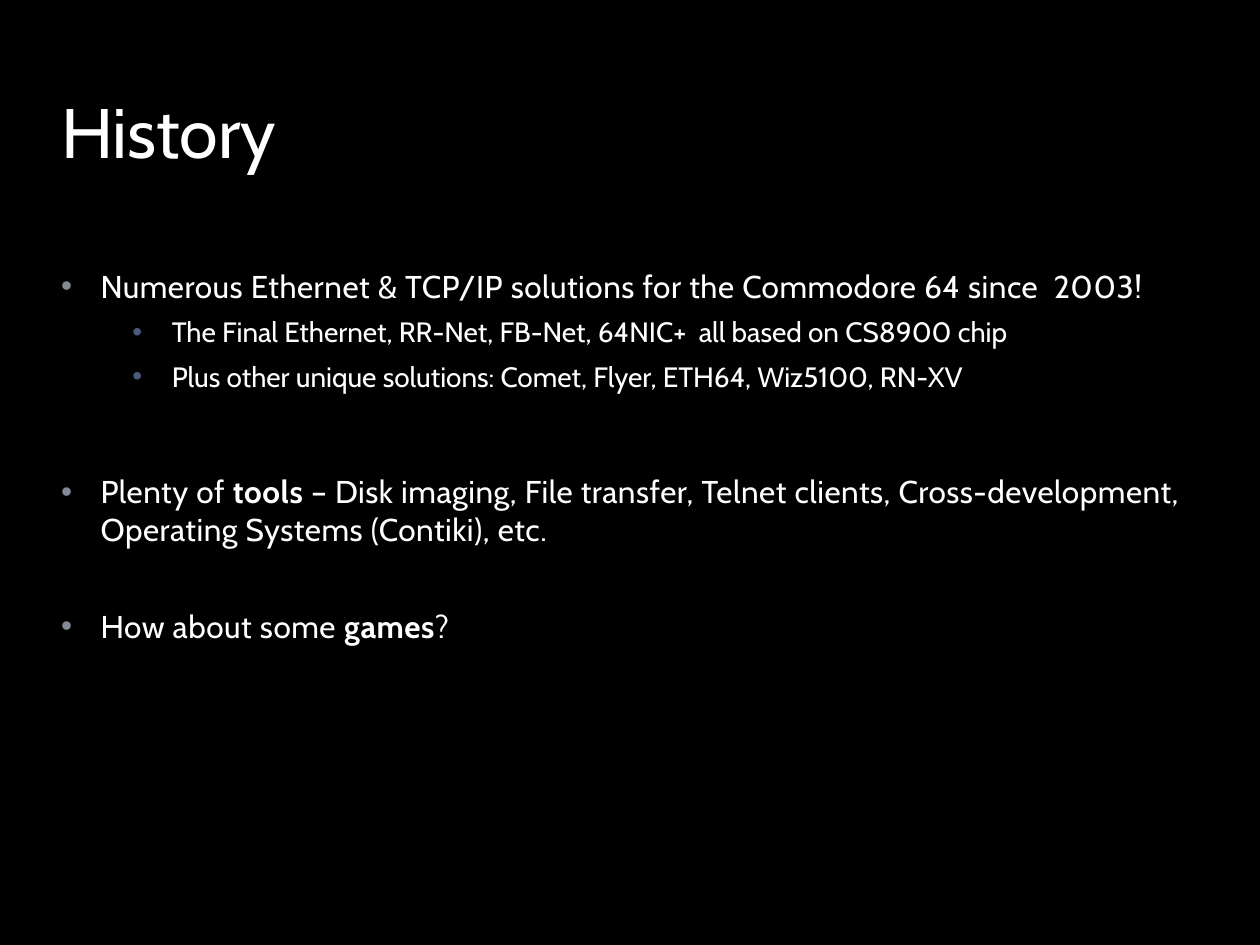
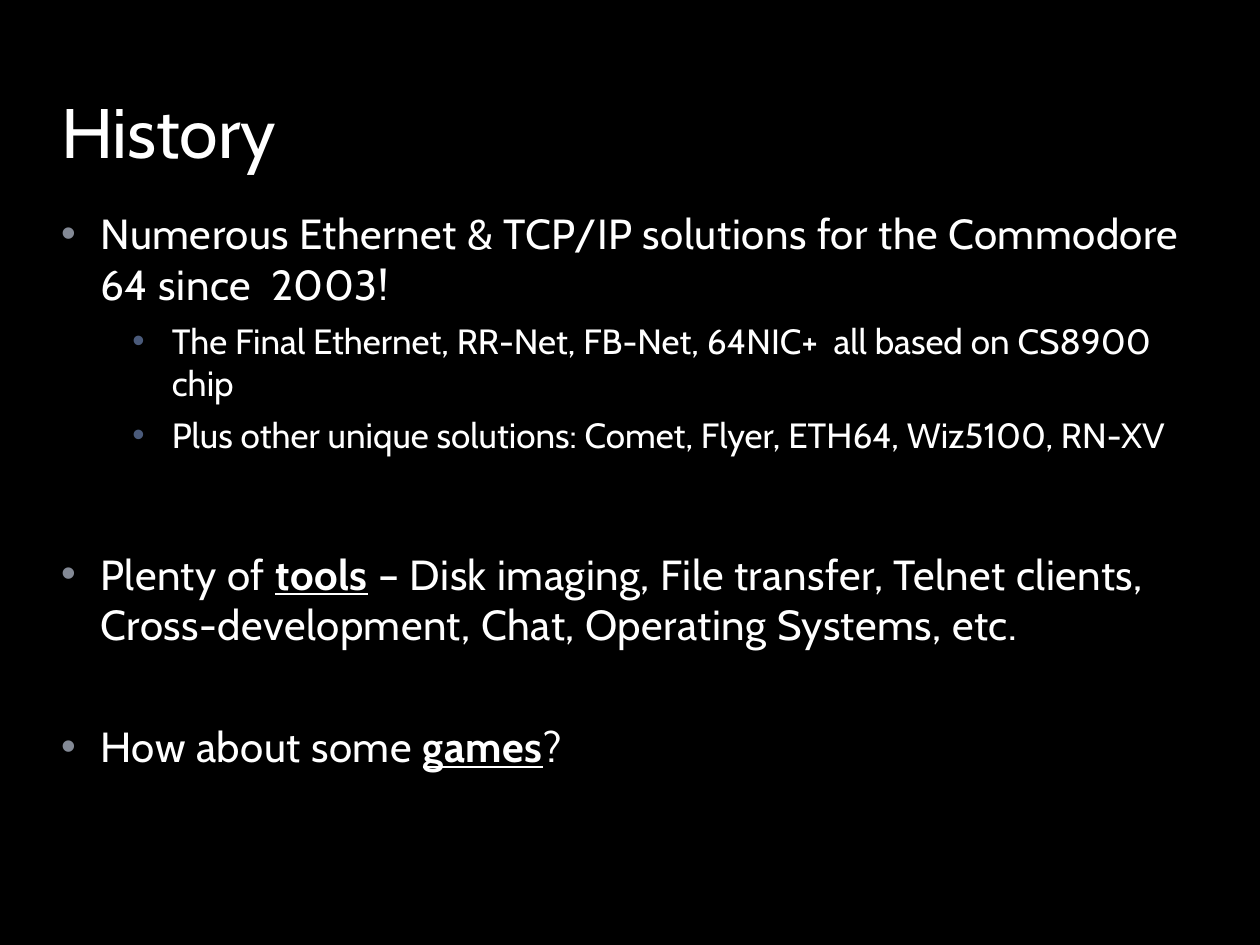
Before and after one commit to LeifBloomquist/Vortex, a slide deck: slide 2 of Docs/Vortex ECCC 2013.pptx. Drawn at 1260x945 pixels with LibreOffice and Linux fonts; fonts in the diff are those of the drawing; background and template pictures are left out. Boxes give left, top, right and bottom in pixels: in the first picture for what was removed or moved away, otherwise in the second. Text is boxed around its words. In the diff, an @@ line names an element or a change of style, - is before the commit and + after.

```diff
--- a/Docs/Vortex ECCC 2013.pptx
+++ b/Docs/Vortex ECCC 2013.pptx
@@ text at (101,217,1178,772): size 18 to 24 pt in "Numerous Ethernet & TCP/IP solutions for the ...", "How about some games?"; size 16 to 20 pt in "The Final Ethernet, RR-Net, FB-Net, 64NIC+ all ...", "Plus other unique solutions: Comet, Flyer, ETH64, ..."; underline on in "games?" @@
@@ text at (101,558,1143,650): text changed; size 18 to 24 pt @@
-• Plenty of tools – Disk imaging, File transfer, Telnet clients, Cross-development, Operating Systems (Contiki), etc.
+• Plenty of tools – Disk imaging, File transfer, Telnet clients, Cross-development, Chat, Operating Systems, etc.
```
Also in this commit, not shown: 6 other slides changed, 4 slides added, 11 other files.
